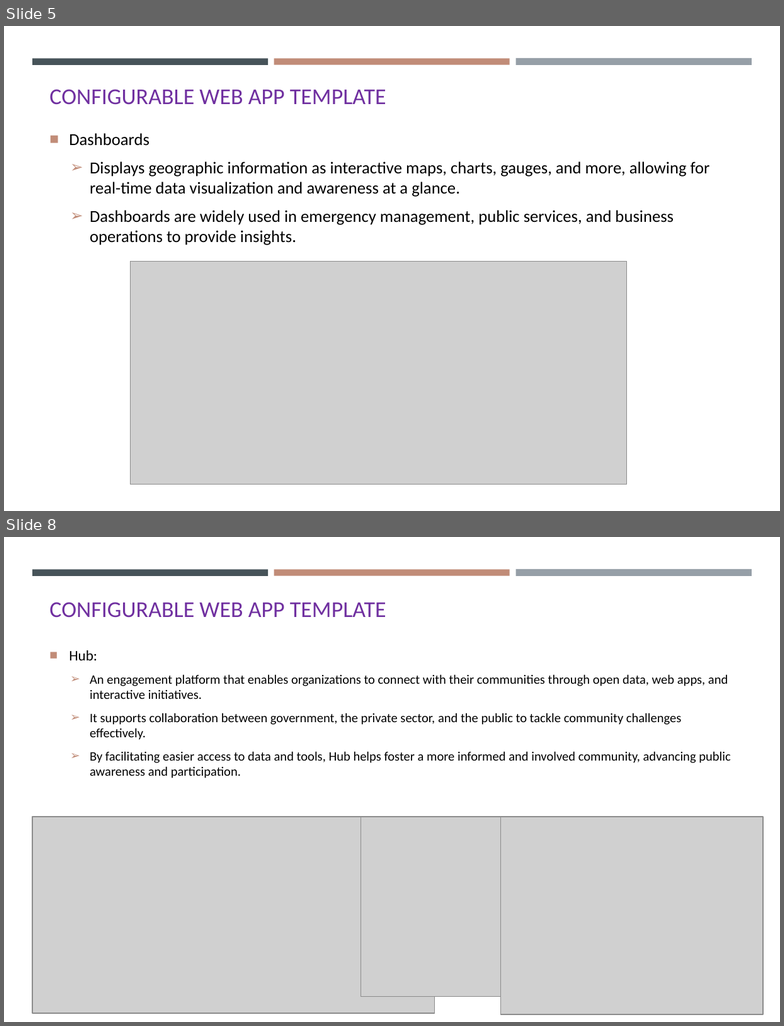
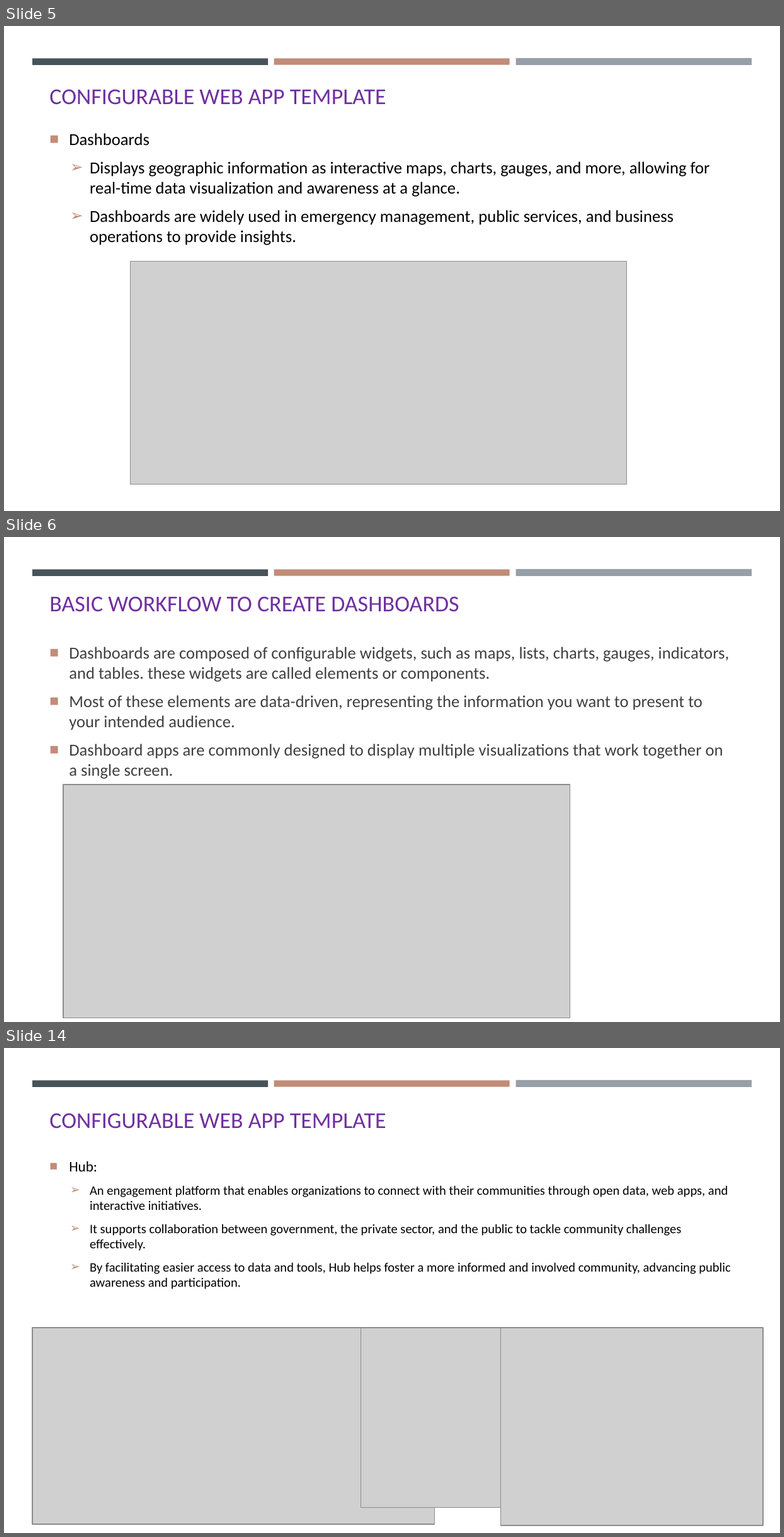
Before and after one commit to gisynw/Field_Techniques, a slide deck: docs/Lectures/Week05/Week05_GEOG3319_ResponseWebMap.pptx. Shown one above the other, each under a label of ours: slides 5 and 8 before the commit, slides 5, 6 and 14 after it; the slides between them are not shown. The pictures are 784x1026 and 784x1537 pixels, drawn with LibreOffice and Linux fonts; fonts in the diff are those of the drawing; grey boxes stand for pictures. Boxes give left, top, right and bottom in pixels: in the first picture for what was removed or moved away, otherwise in the second. Text is boxed around its words. In the diff, an @@ line names an element or a change of style, - is before the commit and + after.

```diff
--- a/docs/Lectures/Week05/Week05_GEOG3319_ResponseWebMap.pptx
+++ b/docs/Lectures/Week05/Week05_GEOG3319_ResponseWebMap.pptx
@@ slide 6 added at (x1=4, y1=537, x2=780, y2=1022), background #FFFFFF; not listed: 3 template elements that a slide beside it also shows @@
@@ title added at (x1=49, y1=596, x2=459, y2=612), 18.9 pt, text #7030A0 @@
+BASIC WORKFLOW TO CREATE DASHBOARDS
@@ text added at (x1=69, y1=647, x2=729, y2=779), 14 pt, text #404040 @@
+■ Dashboards are composed of configurable widgets, such as maps, lists, charts, gauges, indicators, and tables. these widgets are called elements or components.
+■ Most of these elements are data-driven, representing the information you want to present to your intended audience.
+■ Dashboard apps are commonly designed to display multiple visualizations that work together on a single screen.
@@ picture added at (x1=63, y1=785, x2=570, y2=1018) @@
@@ what was slide 8 is now slide 14 @@
```
Also in this commit, not shown: 3 slides changed, 10 other slides added, 1 other file.
